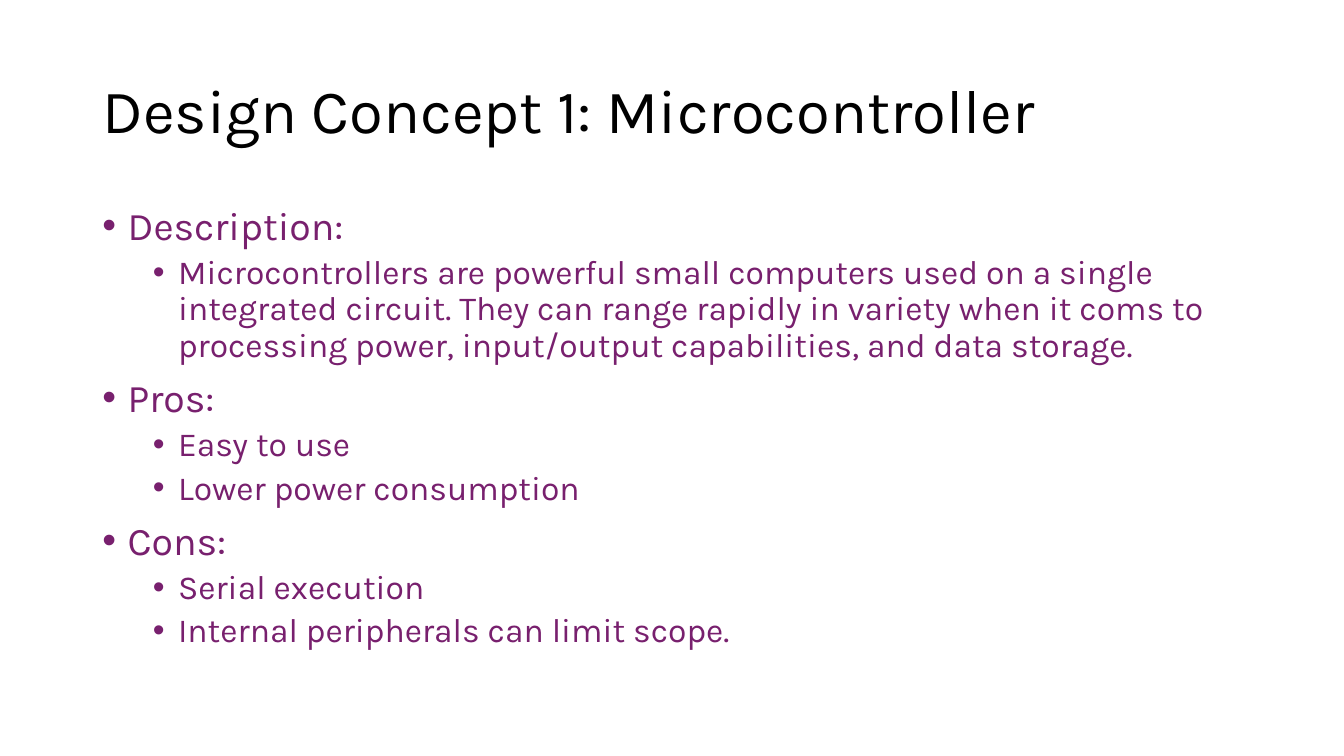
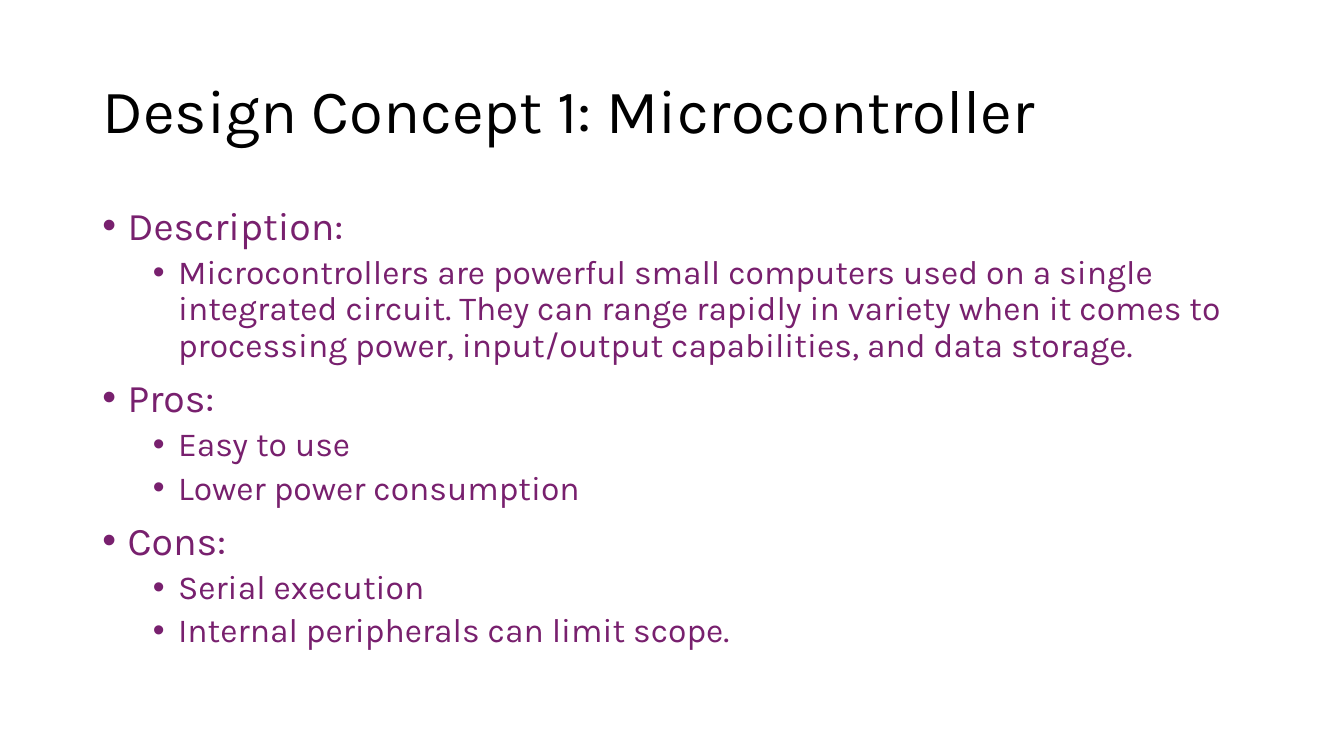
Before and after one commit to Tannyr-Singleterry/ECE590_SeniorDesign, a slide deck: slide 6 of Documents/CDR/CDR_Presentation.pptx. Drawn at 1344x756 pixels with LibreOffice and Linux fonts; fonts in the diff are those of the drawing. Boxes give left, top, right and bottom in pixels: in the first picture for what was removed or moved away, otherwise in the second. Text is boxed around its words. In the diff, an @@ line names an element or a change of style, - is before the commit and + after.

Commit message:
stuff

```diff
--- a/Documents/CDR/CDR_Presentation.pptx
+++ b/Documents/CDR/CDR_Presentation.pptx
@@ text at [178, 261, 1220, 366]: text changed @@
-  • Microcontrollers are powerful small computers used on a single integrated circuit. They can range rapidly in variety when it coms to processing power, input/output capabilities, and data storage.
+  • Microcontrollers are powerful small computers used on a single integrated circuit. They can range rapidly in variety when it comes to processing power, input/output capabilities, and data storage.
```
